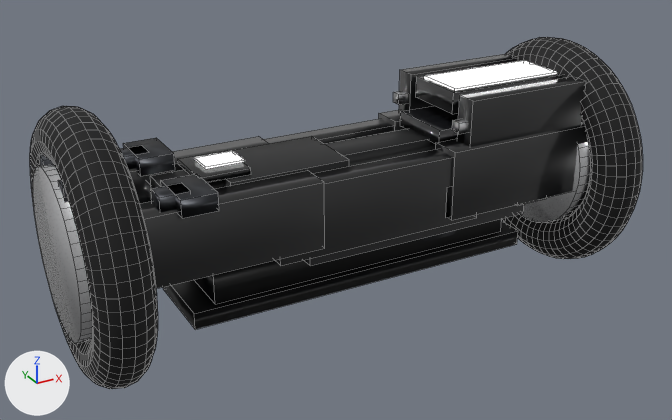
The Blender file assets/source/lightcycle_blockout.blend as it was, and as the next commit left it.
The view is the same before and after, from a 50 mm lens placed at (-1.57, -2.75, 1.78), pointed at (-0.05, 0.0, 0.4). Arrows for +X, +Y and +Z are at lower left; the lights stay in place. The older version comes first. Mesh edges are drawn as thin lines on the coarser meshes.

In view in the first picture: 'LC_BackSupport', 'LC_Belly', 'LC_Body_Spine', 'LC_CanopyEnergy', 'LC_Canopy_Center', 'LC_Canopy_L', 'LC_Canopy_R', 'LC_ChestSupport', 'LC_Control_L', 'LC_Control_R', 'LC_DeployArm_L', 'LC_FootRest_R', 'LC_Handlebar_L', 'LC_Handlebar_R', 'LC_Mid_Shell_R', 'LC_Nose_Shell_R', 'LC_Rear_Shell_R', 'LC_ShinRest_R', 'LC_Underbody', 'LC_Wheel_Front_InnerRing', 'LC_Wheel_Front_OuterRing', 'LC_Wheel_Rear_OuterRing' and 13 more.
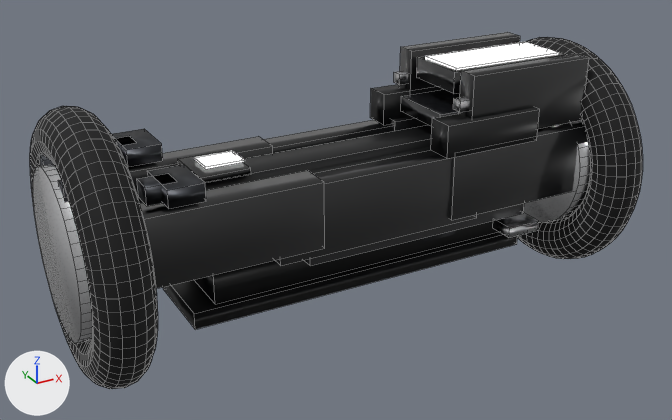
Edits to the bpy script that builds the scene:
```text
Change ob_lc_handlebar_l:
    ob_lc_handlebar_l.location: (-0.68, 0.198, 0.66) -> (-0.72, 0.198, 0.7)
Change ob_lc_handlebar_r:
    ob_lc_handlebar_r.location: (-0.68, -0.198, 0.66) -> (-0.72, -0.198, 0.7)
Change ob_lc_control_l:
    ob_lc_control_l.location: (-0.74, 0.198, 0.66) -> (-0.78, 0.198, 0.7)
Change ob_lc_control_r:
    ob_lc_control_r.location: (-0.74, -0.198, 0.66) -> (-0.78, -0.198, 0.7)
Change ob_lc_chestsupport:
    ob_lc_chestsupport.location: (-0.3, 0.0, 0.62) -> (-0.238, 0.0, 0.528)
Change ob_lc_shinrest_l:
    ob_lc_shinrest_l.location: (0.46, 0.198, 0.46) -> (0.443, 0.212, 0.695)
Change ob_lc_shinrest_r:
    ob_lc_shinrest_r.location: (0.46, -0.198, 0.46) -> (0.443, -0.212, 0.695)
Change ob_lc_footrest_r:
    ob_lc_footrest_r.location: (0.66, -0.198, 0.4) -> (0.62, -0.212, 0.28)
Change ob_lc_canopy_center:
    ob_lc_canopy_center.location: (0.62, 0.0, 0.78) -> (0.62, 0.0, 0.856)
Change ob_lc_canopy_l:
    ob_lc_canopy_l.location: (0.62, 0.198, 0.7) -> (0.62, 0.198, 0.79)
Change ob_lc_canopy_r:
    ob_lc_canopy_r.location: (0.62, -0.198, 0.7) -> (0.62, -0.198, 0.79)
Change ob_lc_backsupport:
    ob_lc_backsupport.location: (0.44, 0.0, 0.66) -> (0.44, 0.0, 0.72)
Change ob_lc_deployarm_l:
    ob_lc_deployarm_l.location: (0.5, 0.198, 0.72) -> (0.5, 0.198, 0.8)
Change ob_lc_canopyenergy:
    ob_lc_canopyenergy.location: (0.62, 0.0, 0.82) -> (0.62, 0.0, 0.896)
```

Pixel boxes (x1, y1, x2, y2) of what changed, in the pictures (672 x 420 px):
'LC_Canopy_R', moved
    before: (457, 77, 586, 147)
    after: (459, 53, 589, 129)
'LC_ShinRest_R', moved (mostly hidden before)
    before: (446, 186, 452, 218)
    after: (431, 107, 539, 159)
'LC_CanopyEnergy', moved
    before: (424, 60, 558, 90)
    after: (425, 42, 560, 70)
'LC_Canopy_L', moved
    before: (399, 54, 517, 112)
    after: (400, 32, 520, 95)
'LC_ChestSupport', moved (not visible afterwards)
    before: (222, 136, 349, 187)
'LC_Canopy_Center', moved
    before: (416, 61, 563, 114)
    after: (417, 42, 565, 94)
'LC_BackSupport', moved
    before: (400, 106, 459, 145)
    after: (401, 89, 460, 127)
'LC_Handlebar_R', moved
    before: (161, 174, 219, 218)
    after: (148, 164, 206, 209)
'LC_Handlebar_L', moved
    before: (123, 138, 175, 176)
    after: (111, 129, 163, 167)
'LC_ShinRest_L', moved (not visible before)
    after: (370, 84, 411, 125)
'LC_Control_R', moved
    before: (151, 183, 190, 213)
    after: (137, 173, 177, 206)
'LC_FootRest_R', moved (mostly hidden before)
    before: (517, 198, 546, 206)
    after: (493, 213, 539, 238)
'LC_Control_L', moved (mostly hidden afterwards)
    before: (120, 145, 146, 170)
    after: (114, 137, 136, 156)
'LC_DeployArm_L', moved
    before: (393, 91, 408, 105)
    after: (394, 71, 408, 85)
